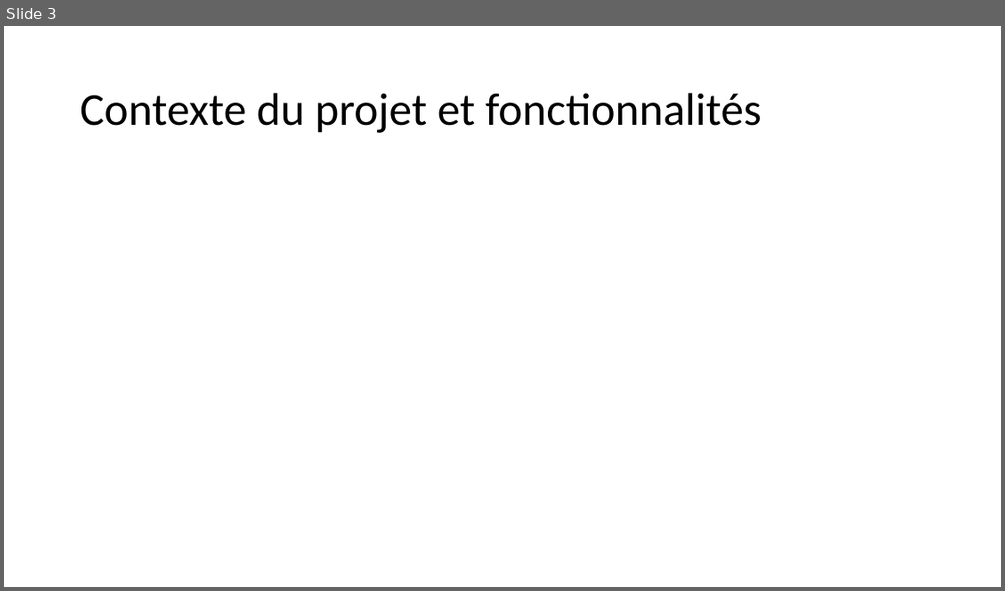
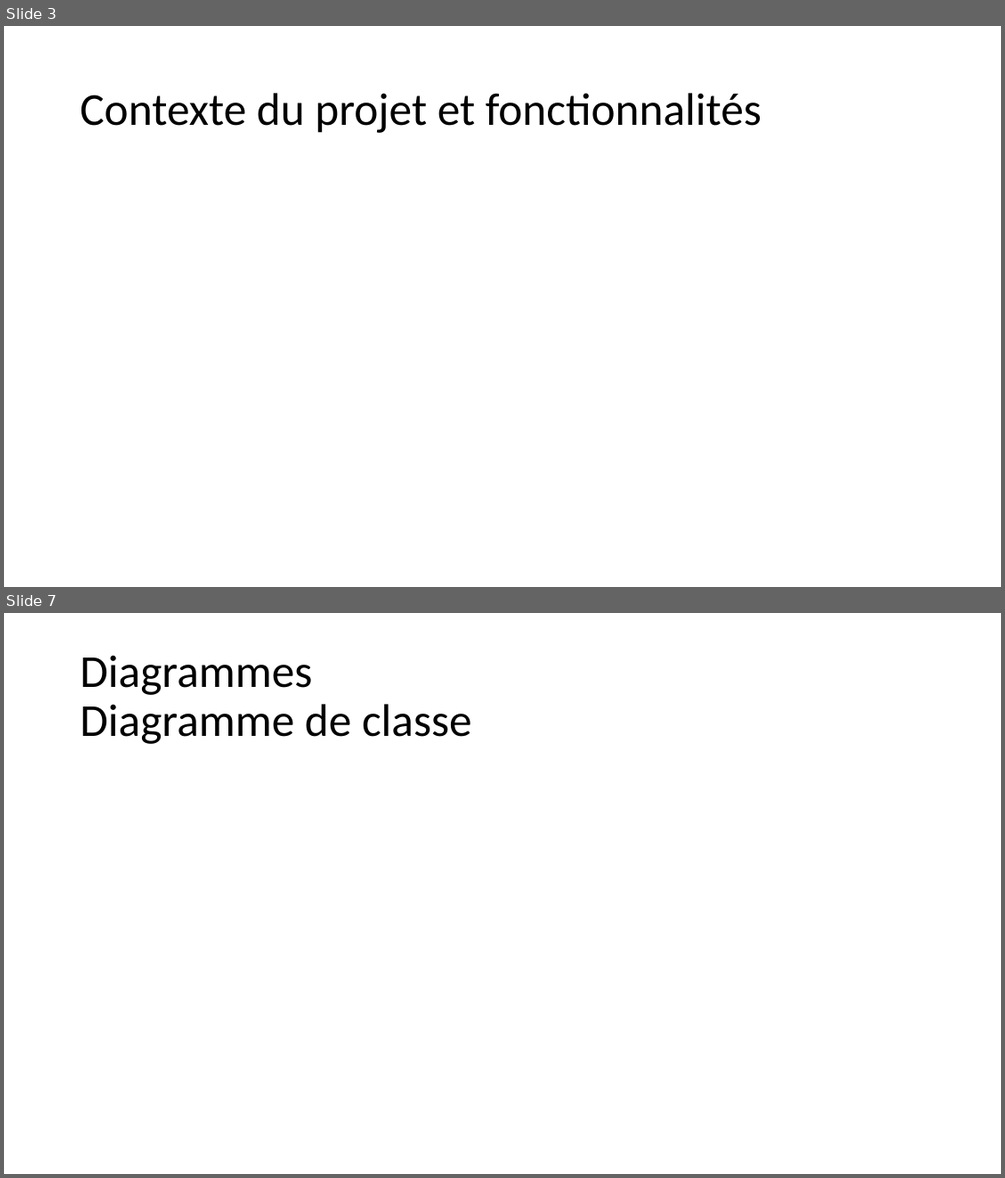
Before and after one commit to AlexandrePerdereau/ACL2018_E-quipe, a slide deck: Presentation.pptx. Shown one above the other, each under a label of ours: slide 3 before the commit, slides 3 and 7 after it; the slides between them are not shown. The pictures are 1005x591 and 1005x1178 pixels, drawn with LibreOffice and Linux fonts; fonts in the diff are those of the drawing. Boxes give left, top, right and bottom in pixels: in the first picture for what was removed or moved away, otherwise in the second. Text is boxed around its words. In the diff, an @@ line names an element or a change of style, - is before the commit and + after.

```diff
--- a/Presentation.pptx
+++ b/Presentation.pptx
@@ slide 7 added at (x1=4, y1=613, x2=1001, y2=1174), background #FFFFFF @@
@@ title added at (x1=80, y1=655, x2=472, y2=744), 44 pt, text #000000 @@
+Diagrammes
+Diagramme de classe
```
Also in this commit, not shown: 1 slide changed, 2 other slides added.
